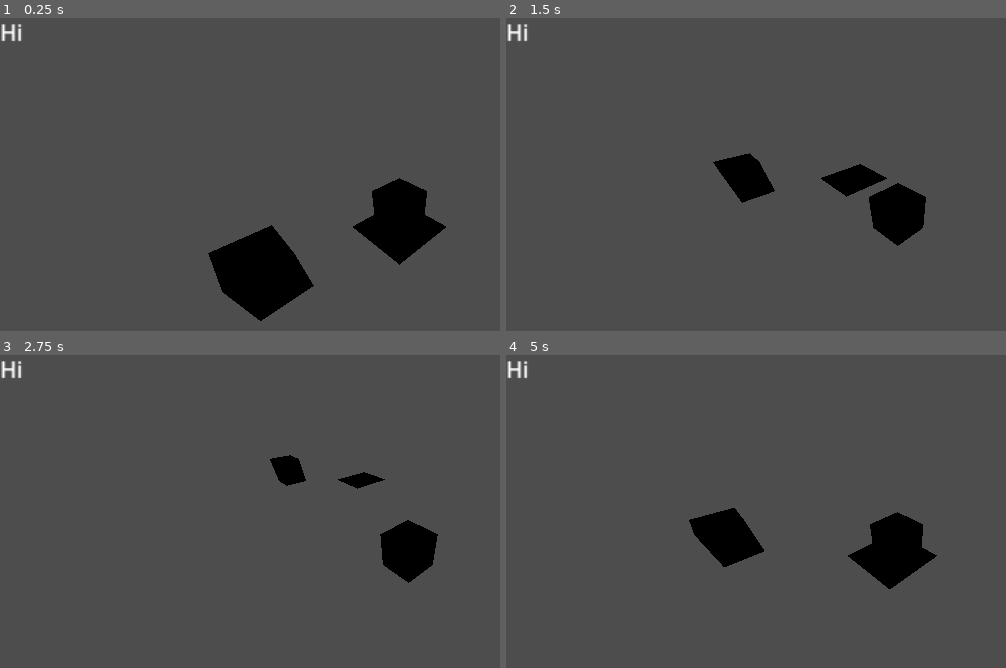
Above: before the commit, frames 1-4 (two rows, left to right).
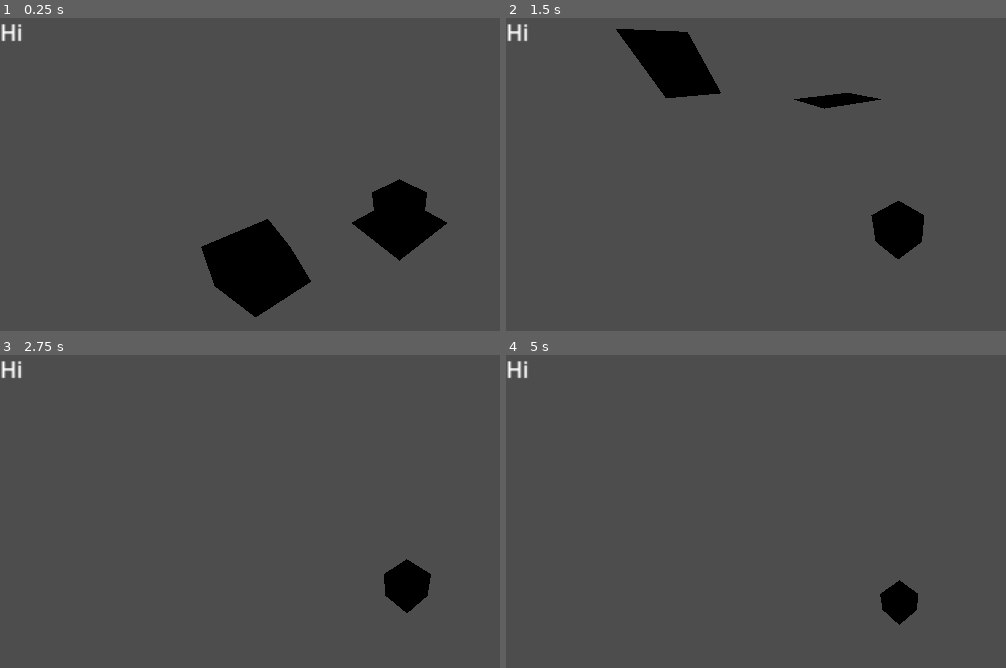
Above: after the commit, the same moments.

Repository: eigenstuffs/ld54
Game: Godot game, scene res://Dog/test.tscn
Same seed, same stepped clock (60 frames per second), same inputs: the game is played once before the commit and once after it. This scene is started directly instead of the project's main scene.
Inputs:
- Up to frame 1 (0.25 s): no input
- Up to frame 2 (1.5 s): tap Enter (ui_accept) at 0.5, 0.6, 0.77, 1.07, 1.35 s; hold Right (ui_right) 0.53-1.28 s; hold Down (ui_down) from 1.28 s (still down)
- Up to frame 3 (2.75 s): tap Enter (ui_accept) at 1.52, 1.82, 2.1 s; release Down (ui_down) at 2.03 s; hold Right (ui_right) from 2.03 s (still down)
- Up to frame 4 (5 s): release Right (ui_right) at 2.78 s; hold Up (ui_up) 2.78-3.53 s; tap Enter (ui_accept) at 2.85, 3.02, 3.32, 3.6, 3.77, 4.07, 4.35, 4.52, 4.82 s; hold Left (ui_left) from 3.53 s (still down)

The runs differ from the first frame. In frame 1, 1.1% of the frame differs, in the area x 40-90%, y 51-97%; in frame 2, 6.0%, in the area x 22-84%, y 3-77%; in frame 3, 2.9%; in frame 4, 4.7%.

Commit message:
dog collider

Diff:
--- a/Dog/Dog.gd
+++ b/Dog/Dog.gd
@@ -7,10 +7,10 @@
 
 
 func _physics_process(delta):
-#	if not is_on_floor():
-#		velocity.y -= gravity * delta
-	if Input.is_action_just_pressed("ui_accept") and is_on_floor():
-		velocity.y = JUMP_VELOCITY
+	if not is_on_floor():
+		velocity.y -= gravity * delta
+#	if Input.is_action_just_pressed("ui_accept") and is_on_floor():
+#		velocity.y = JUMP_VELOCITY
 	var input_dir = Input.get_vector("ui_left", "ui_right", "ui_up", "ui_down")
 	var direction = (transform.basis * Vector3(input_dir.x, 0, input_dir.y)).normalized()
 	if direction:
--- a/Dog/Dog.tscn
+++ b/Dog/Dog.tscn
@@ -6,6 +6,8 @@
 
 [sub_resource type="SphereShape3D" id="SphereShape3D_w6hxv"]
 radius = 1.0
+
+[sub_resource type="BoxShape3D" id="BoxShape3D_48n7n"]
 
 [node name="Dog" type="CharacterBody3D"]
 script = ExtResource("1_4wscr")
@@ -18,3 +20,6 @@
 [node name="CollisionShape3D" type="CollisionShape3D" parent="Bark"]
 transform = Transform3D(2.08165e-12, 0, 0, 0, 2.08165e-12, 0, 0, 0, 2.08165e-12, 0, 0, 0)
 shape = SubResource("SphereShape3D_w6hxv")
+
+[node name="CollisionShape3D" type="CollisionShape3D" parent="."]
+shape = SubResource("BoxShape3D_48n7n")
--- a/Dog/test.tscn
+++ b/Dog/test.tscn
@@ -7,10 +7,10 @@
 
 [sub_resource type="PlaneMesh" id="PlaneMesh_1c1tg"]
 
+[sub_resource type="BoxShape3D" id="BoxShape3D_e6e8u"]
+size = Vector3(2, 1, 2)
+
 [node name="test" type="Node3D"]
-
-[node name="MeshInstance3D" type="MeshInstance3D" parent="."]
-mesh = SubResource("PlaneMesh_1c1tg")
 
 [node name="Dog" parent="." instance=ExtResource("1_ki4y8")]
 transform = Transform3D(1, 0, 0, 0, 1, 0, 0, 0, 1, 0, 0.689043, 0)
@@ -23,3 +23,13 @@
 [node name="Sheep" parent="." instance=ExtResource("4_npehv")]
 transform = Transform3D(1, 0, 0, 0, 1, 0, 0, 0, 1, 0, 0.842762, 3.29188)
 player = NodePath("../Dog")
+
+[node name="StaticBody3D" type="StaticBody3D" parent="."]
+
+[node name="MeshInstance3D" type="MeshInstance3D" parent="StaticBody3D"]
+mesh = SubResource("PlaneMesh_1c1tg")
+skeleton = NodePath("../..")
+
+[node name="CollisionShape3D" type="CollisionShape3D" parent="StaticBody3D"]
+transform = Transform3D(1, 0, 0, 0, 1, 0, 0, 0, 1, 0, -0.499422, 0)
+shape = SubResource("BoxShape3D_e6e8u")
Not shown: 1 places in Dog/Dog.tscn that only renumber resources
Not shown: 1 places in Dog/test.tscn that only renumber resources
